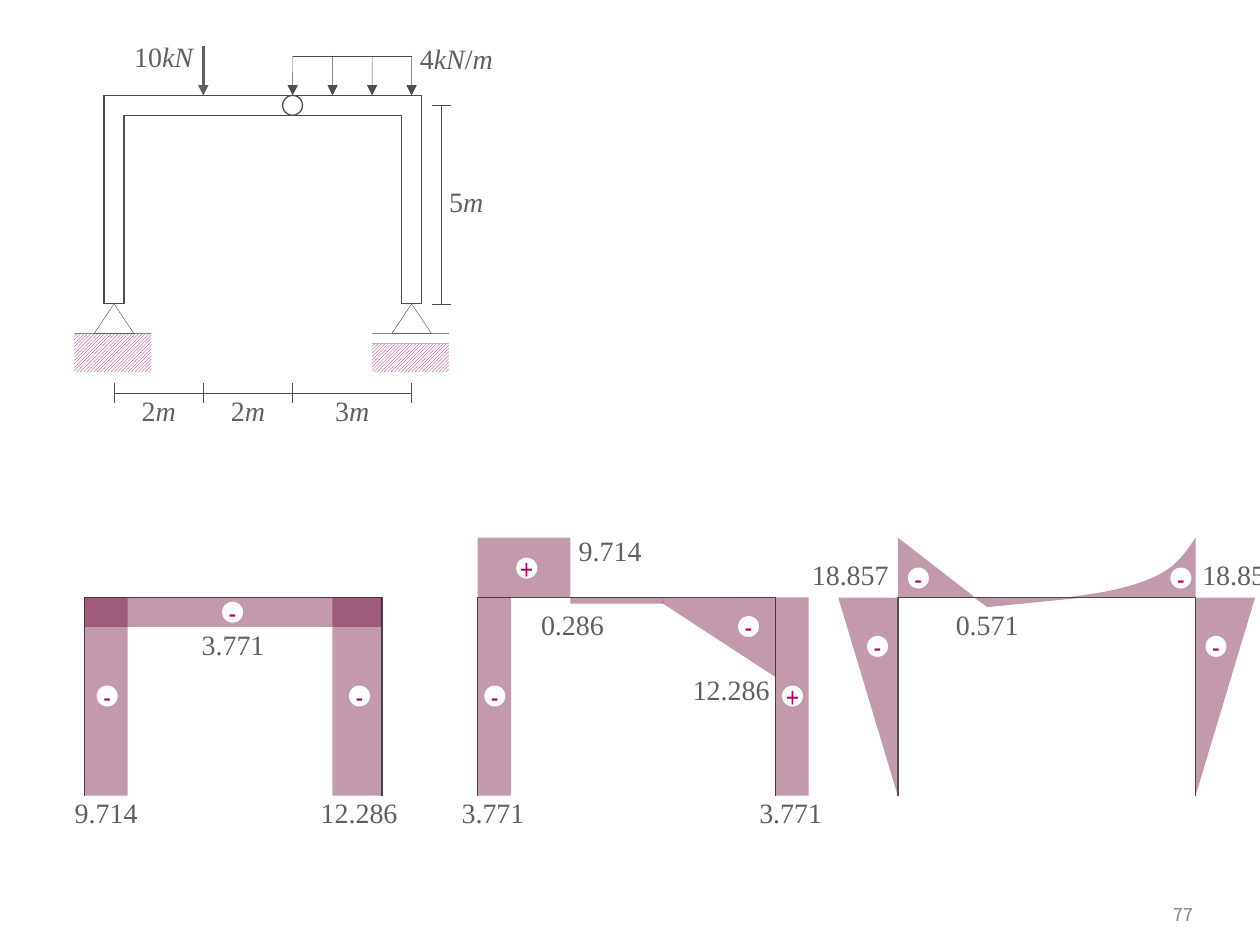
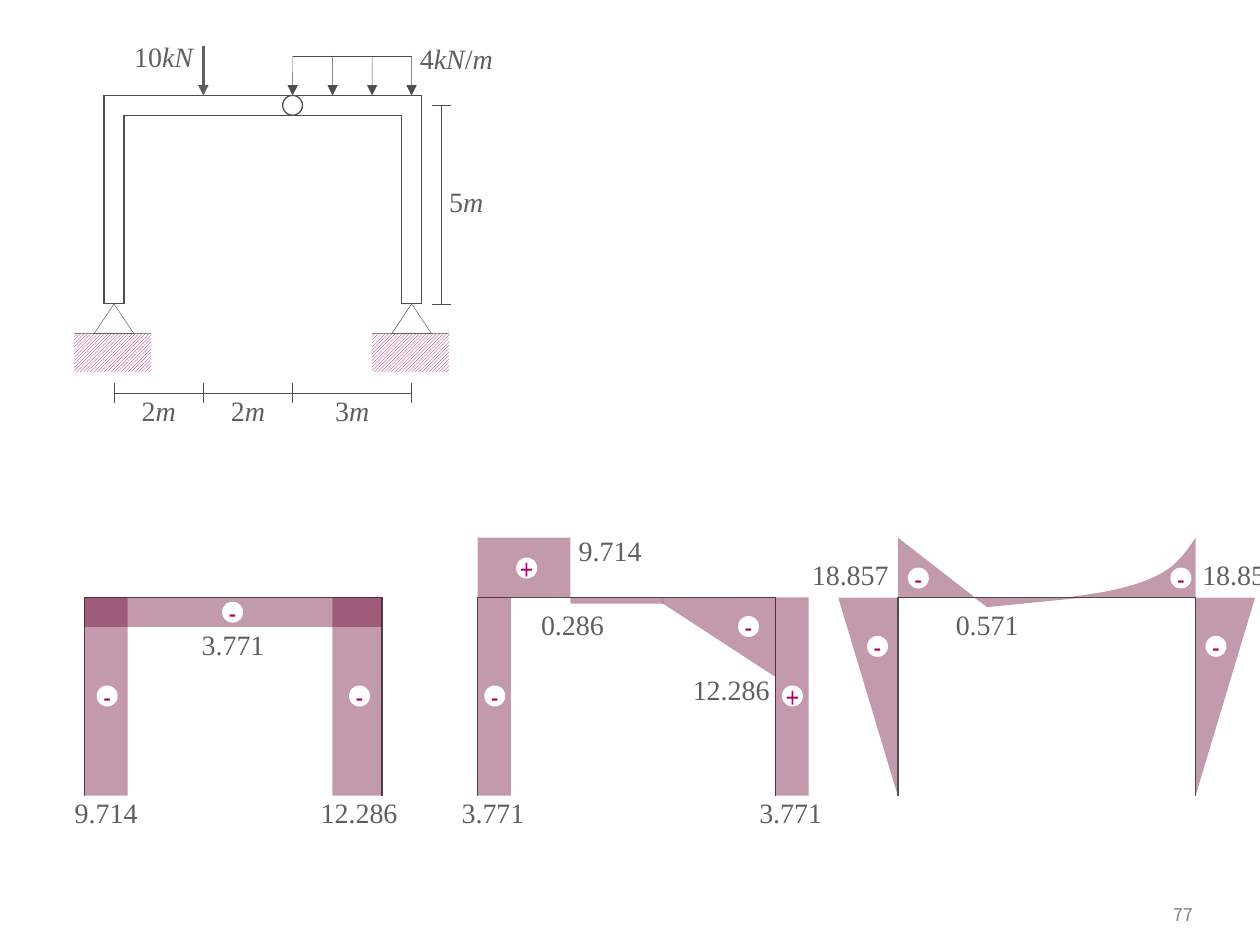
Before and after one commit to ironbell87/structural_mechanics_II, a slide deck: slide 77 of figures.pptx. Drawn at 1260x945 pixels with LibreOffice and Linux fonts; fonts in the diff are those of the drawing. Boxes give left, top, right and bottom in pixels: in the first picture for what was removed or moved away, otherwise in the second. Text is boxed around its words. In the diff, an @@ line names an element or a change of style, - is before the commit and + after.

```diff
--- a/figures.pptx
+++ b/figures.pptx
@@ rectangle resized from (x1=372, y1=344, x2=449, y2=373) to (x1=372, y1=334, x2=449, y2=373) @@
@@ line removed from (372, 344) to (449, 344) @@
```
Also in this commit, not shown: 13 other slides changed, 18 other files.
